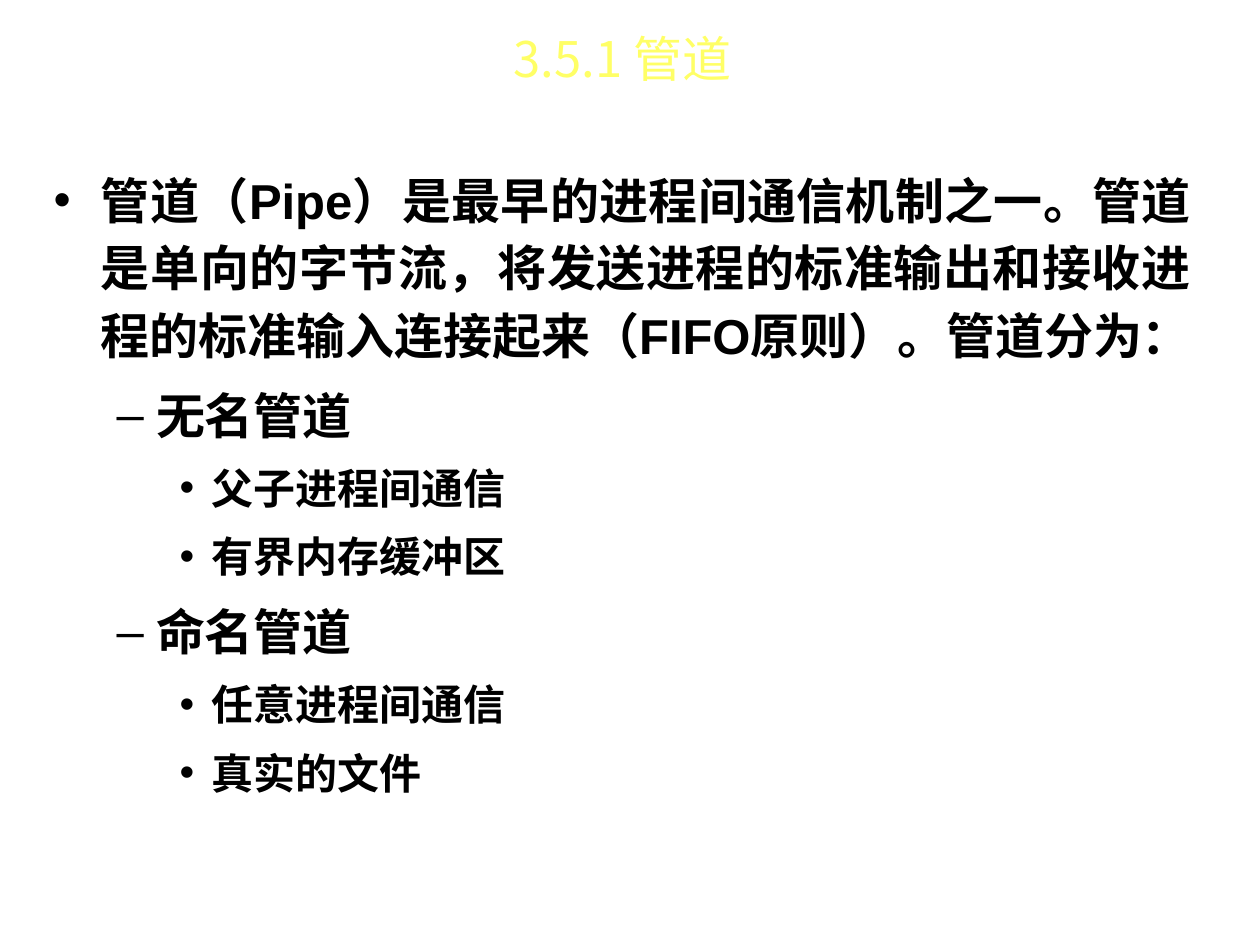
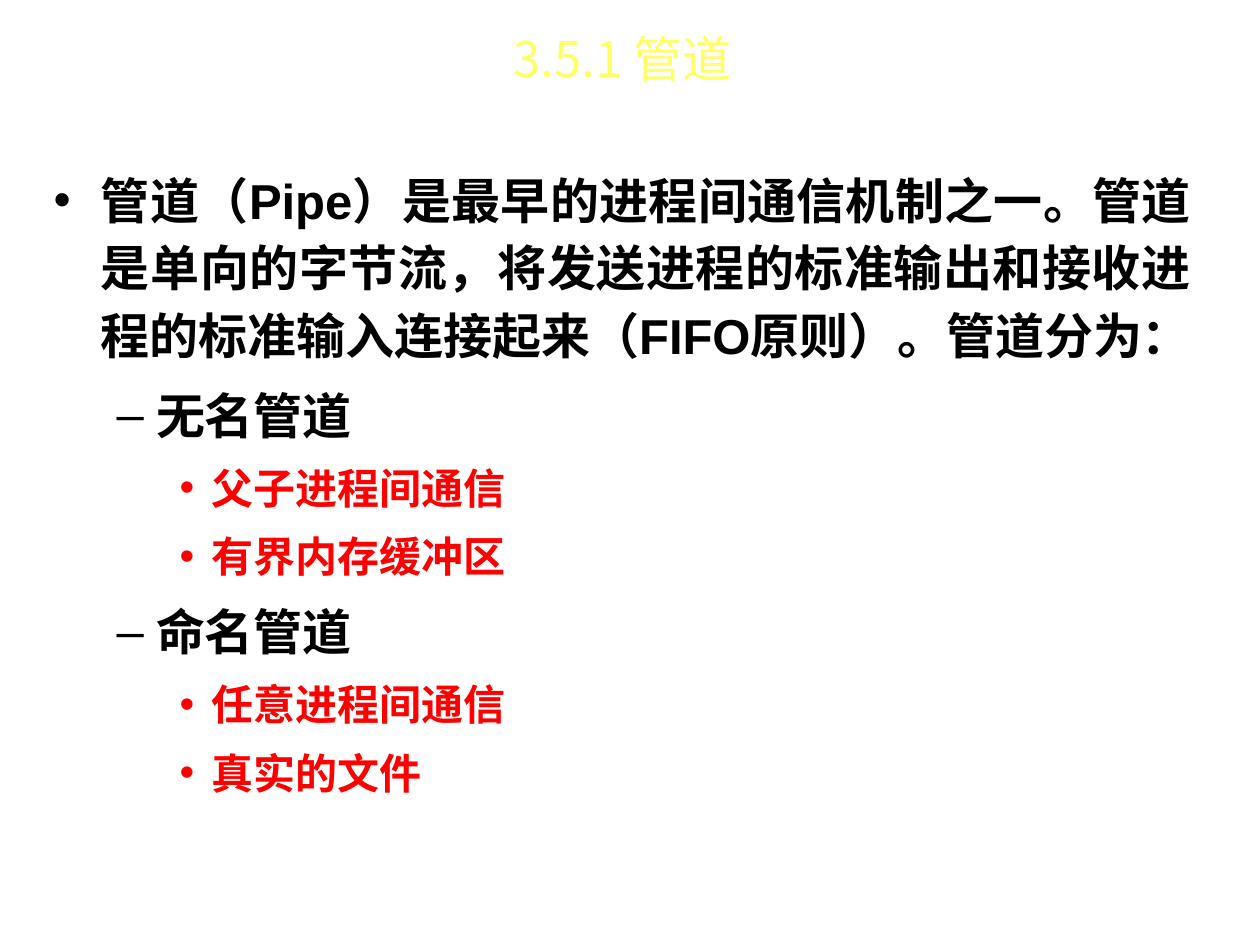
Before and after one commit to FourierAI/Operating-system, a slide deck: slide 45 of 操作系统-第3章.ppt (slide 42 before the commit). Drawn at 1260x945 pixels with LibreOffice and Linux fonts; fonts in the diff are those of the drawing; background and template pictures are left out. Boxes give left, top, right and bottom in pixels: in the first picture for what was removed or moved away, otherwise in the second. Text is boxed around its words. In the diff, an @@ line names an element or a change of style, - is before the commit and + after.

```diff
--- a/操作系统-第3章.ppt
+++ b/操作系统-第3章.ppt
@@ text at (211,468,505,793): text colour #000000 to #FF0000 in "父子进程间通信", "有界内存缓冲区", "任意进程间通信", "真实的文件"; bullet colour #000000 to #FF0000 @@
```
Also in this commit, not shown: 14 other slides changed, 3 slides added, 8 other files.
